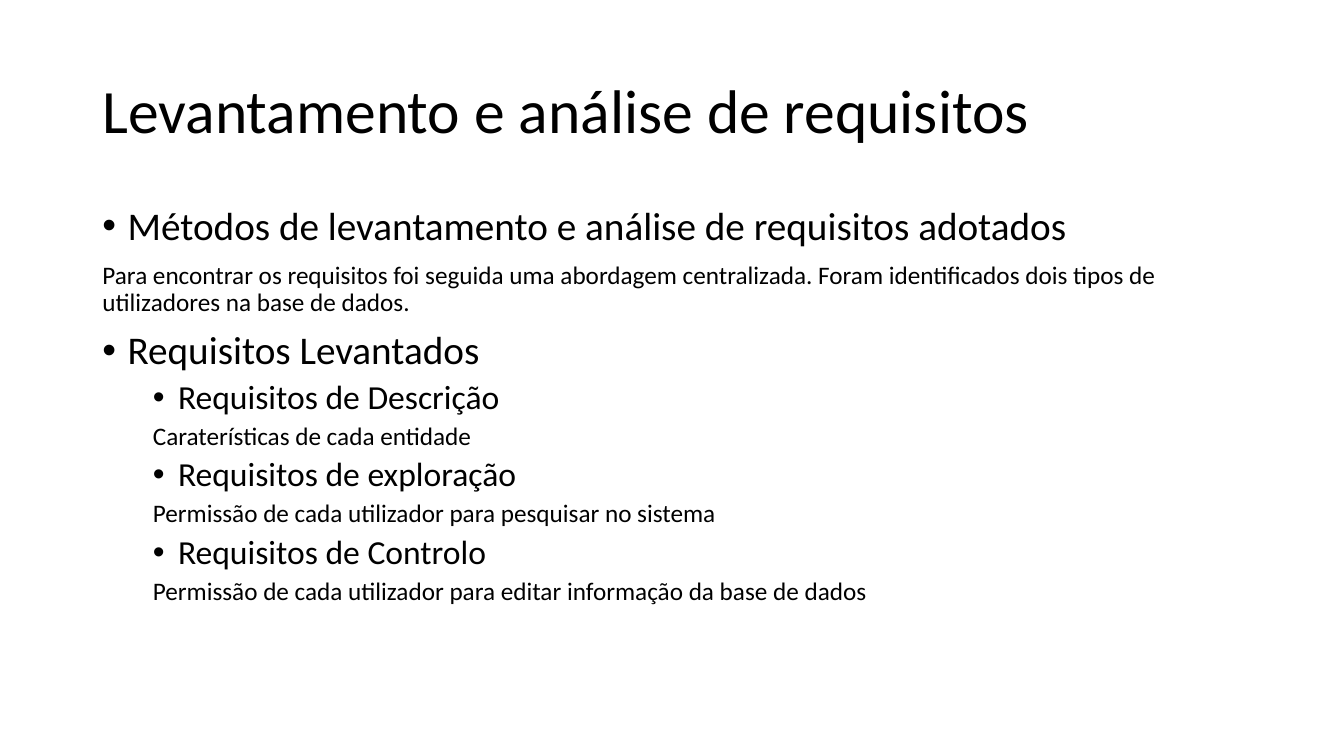
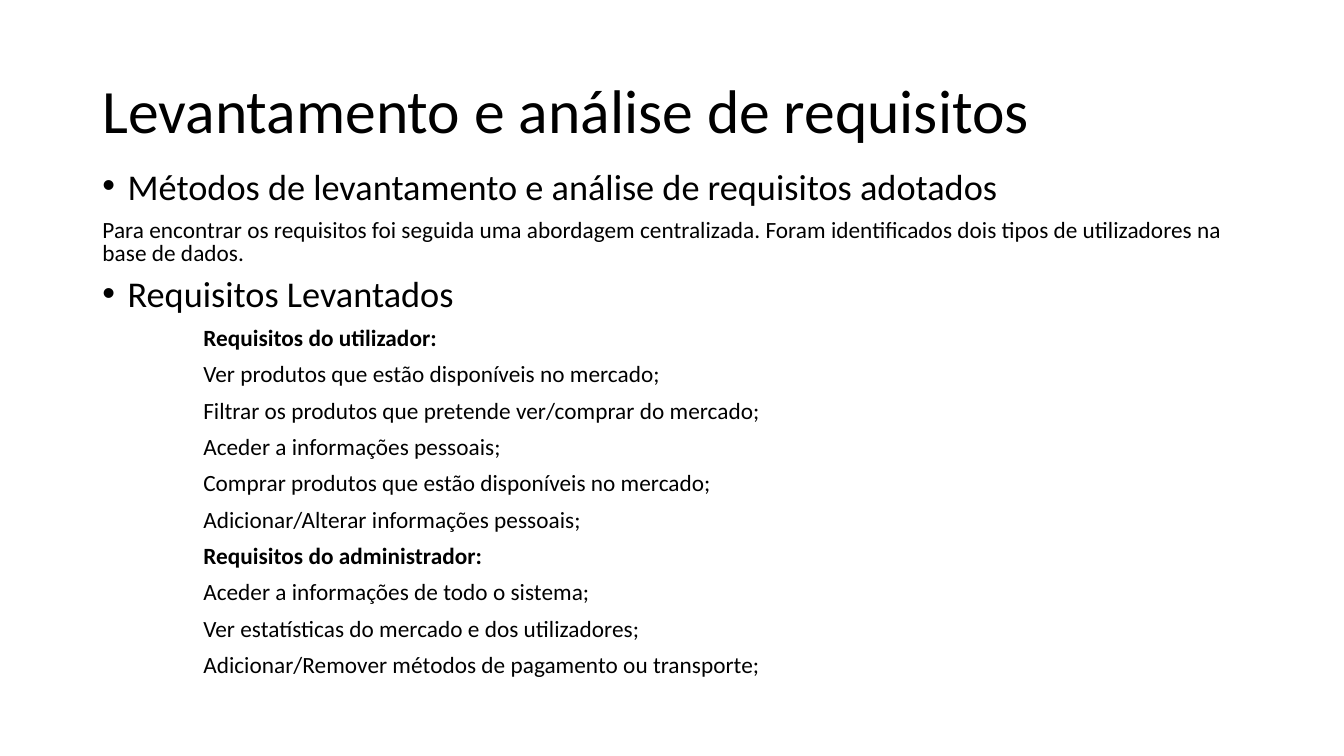
Before and after one commit to PedroCapa/BD, a slide deck: slide 3 of Apresentação BD.pptx. Drawn at 1344x756 pixels with LibreOffice and Linux fonts; fonts in the diff are those of the drawing. Boxes give left, top, right and bottom in pixels: in the first picture for what was removed or moved away, otherwise in the second. Text is boxed around its words. In the diff, an @@ line names an element or a change of style, - is before the commit and + after.

```diff
--- a/Apresentação BD.pptx
+++ b/Apresentação BD.pptx
@@ text "Métodos de levantamento e análise ...": place and size @@
-text "Métodos de levantamento e análise ..." at [102,212,1155,605]
+text "Métodos de levantamento e análise ..." at [102,174,1220,677]
@@ text at [102,174,1220,313]: size 28 to 25.9 pt in "Métodos de levantamento e análise de requisitos ...", "Requisitos Levantados"; size 18 to 16.6 pt in "Para encontrar os requisitos foi seguida uma ..."; line spacing 0.9 to 0.8 @@
@@ text at [203,329,760,677]: text changed; size 18 to 16.6 pt @@
-  • Requisitos de Descrição
-  Caraterísticas de cada entidade
-  • Requisitos de exploração
-  Permissão de cada utilizador para pesquisar no sistema
-  • Requisitos de Controlo
-  Permissão de cada utilizador para editar informação da base de dados
+Requisitos do utilizador:
+Ver produtos que estão disponíveis no mercado;
+Filtrar os produtos que pretende ver/comprar do mercado;
+Aceder a informações pessoais;
+Comprar produtos que estão disponíveis no mercado;
+Adicionar/Alterar informações pessoais;
+Requisitos do administrador:
+Aceder a informações de todo o sistema;
+Ver estatísticas do mercado e dos utilizadores;
+Adicionar/Remover métodos de pagamento ou transporte;
```
Also in this commit, not shown: 2 other slides changed, 1 other file.
